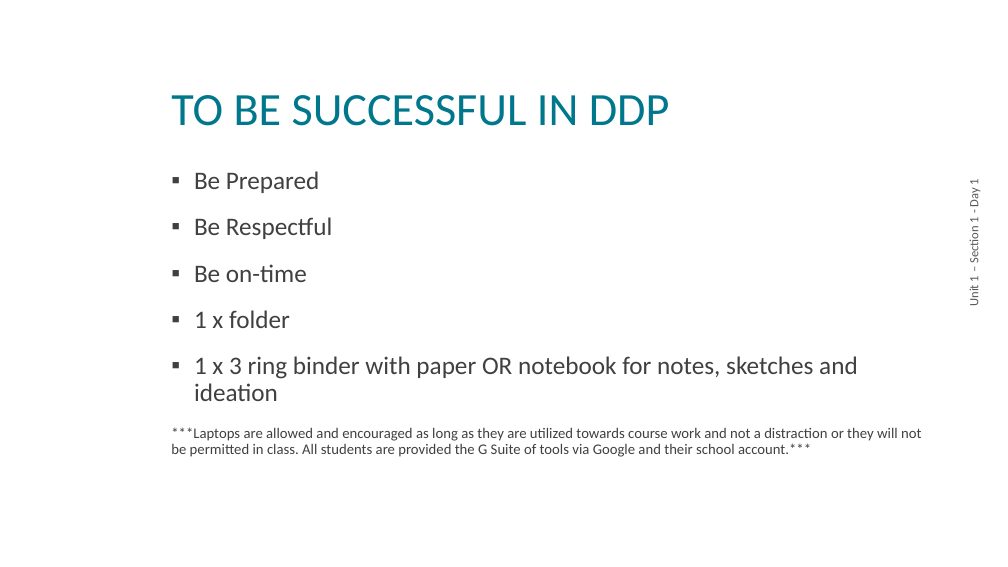
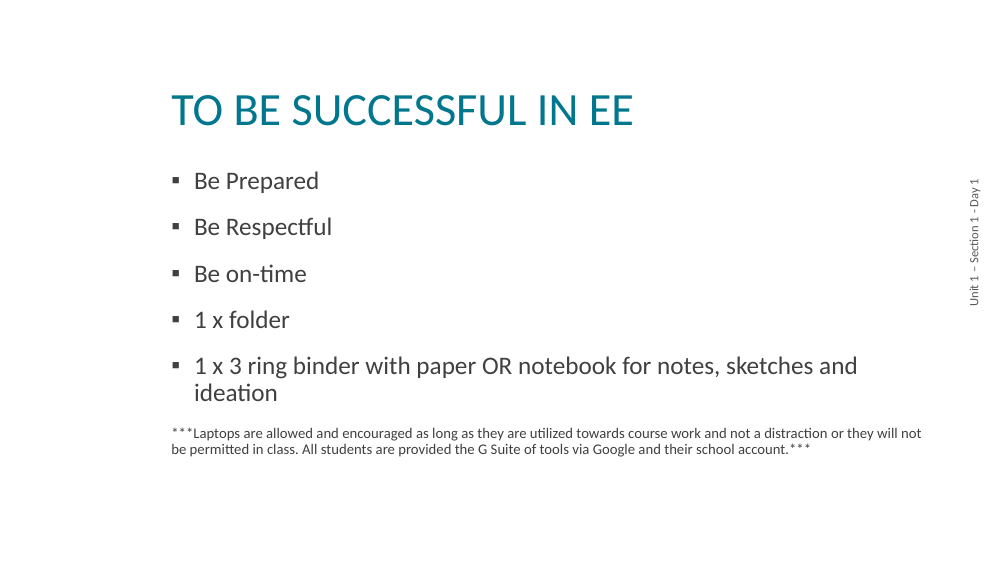
Before and after one commit to nickvertucci/Technology-Education-Curriculum, a slide deck: slide 2 of High School/Modern Electricity and Electronics/Unit 1 - Introduction, Safety & Design Process/Section 1 - Syllabus Overview and Classroom Operation/Assets/Unit 1 - Section 1 - Syllabus.pptx. Drawn at 1008x567 pixels with LibreOffice and Linux fonts; fonts in the diff are those of the drawing; background and template pictures are left out. Boxes give left, top, right and bottom in pixels: in the first picture for what was removed or moved away, otherwise in the second. Text is boxed around its words. In the diff, an @@ line names an element or a change of style, - is before the commit and + after.

```diff
--- a/High School/Modern Electricity and Electronics/Unit 1 - Introduction, Safety & Design Process/Section 1 - Syllabus Overview and Classroom Operation/Assets/Unit 1 - Section 1 - Syllabus.pptx
+++ b/High School/Modern Electricity and Electronics/Unit 1 - Introduction, Safety & Design Process/Section 1 - Syllabus Overview and Classroom Operation/Assets/Unit 1 - Section 1 - Syllabus.pptx
@@ title at <box>171,95,634,126</box>: text changed @@
-TO BE SUCCESSFUL IN DDP
+TO BE SUCCESSFUL IN EE
```
Also in this commit, not shown: 3 other slides changed, 4 other files.
